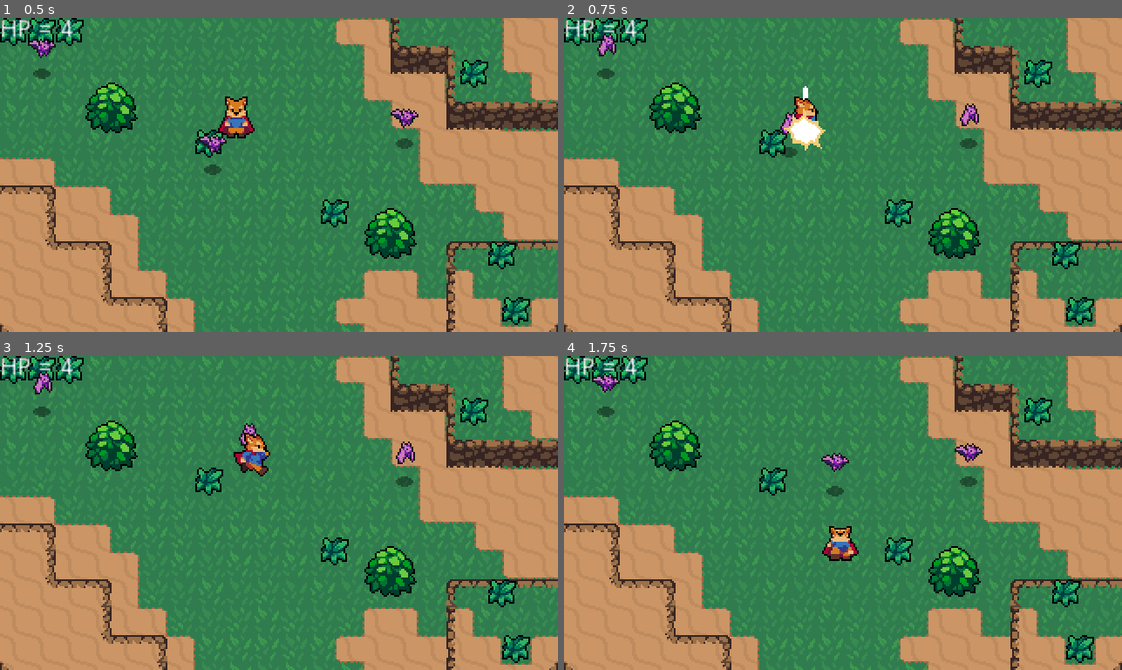
Above: before the commit, frames 1-4 (two rows, left to right).
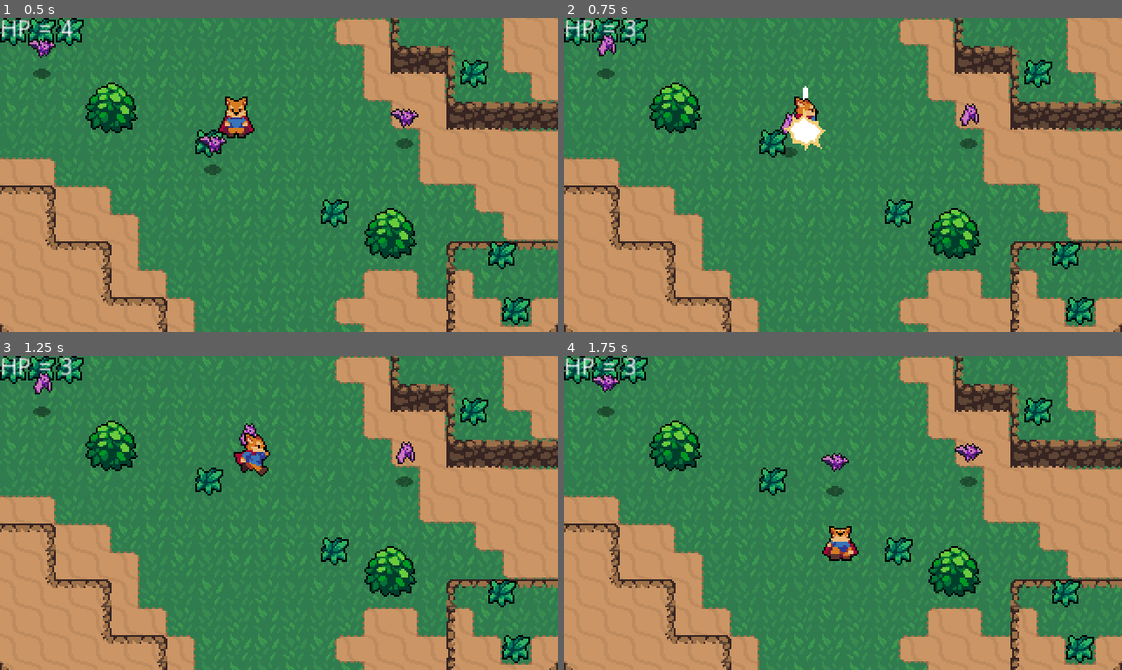
Above: after the commit, the same moments.

Repository: pedrocarne/action-game
Game: Godot game, scene res://World.tscn
Two runs of this game, one before a commit and one after it. Both use one fixed random seed, a clock stepped at 60 frames per second and the inputs below.
Inputs:
- Up to frame 1 (0.5 s): no input
- Up to frame 2 (0.75 s): hold Right (ui_right) from 0.53 s (still down); tap X (attack) at 0.6 s
- Up to frame 3 (1.25 s): keep holding Right (ui_right)
- Up to frame 4 (1.75 s): release Right (ui_right) at 1.28 s; hold Down (ui_down) from 1.28 s (still down); tap Z (rool) at 1.35 s

Frame 1 is identical in both runs. In frame 2, less than 0.1% of the frame differs, in the area x 10-14%, y 0-7%; in frame 3, less than 0.1%; in frame 4, less than 0.1%.

Commit message:
adding a label with the hearts value

Diff:
--- a/Stats.gd
+++ b/Stats.gd
@@ -6,8 +6,10 @@
 #the health only changes to the editor set if its in the ready func
 
 signal no_health
+signal health_changed(value)
 
 func set_health(value):
 	health = value
+	emit_signal("health_changed", health)
 	if health <= 0:
 		emit_signal("no_health")
--- /dev/null
+++ b/UI/HealthUI.gd
@@ -0,0 +1,19 @@
+extends Control
+
+var hearts = 4 setget set_hearts
+var max_hearts = 4 setget set_max_hearts
+
+onready var label = $Label
+
+func set_hearts(value):
+	hearts = clamp(value, 0, max_hearts)
+	if label != null:
+		label.text = "HP = " + String(hearts)
+
+func set_max_hearts(value):
+	max_hearts = max(value, 1)
+
+func _ready():
+	self.max_hearts = PlayerStats.max_health
+	self.hearts = PlayerStats.health
+	PlayerStats.connect("health_changed", self, "set_hearts")
--- /dev/null
+++ b/UI/HealthUI.tscn
@@ -0,0 +1,19 @@
+[gd_scene load_steps=2 format=2]
+
+[ext_resource path="res://UI/HealthUI.gd" type="Script" id=1]
+
+[node name="HealthUI" type="Control"]
+margin_right = 40.0
+margin_bottom = 16.0
+script = ExtResource( 1 )
+__meta__ = {
+"_edit_use_anchors_": false
+}
+
+[node name="Label" type="Label" parent="."]
+margin_right = 42.0
+margin_bottom = 14.0
+text = "HP = 4"
+__meta__ = {
+"_edit_use_anchors_": false
+}
--- a/World.tscn
+++ b/World.tscn
@@ -7,6 +7,7 @@
 [ext_resource path="res://World/CliffTileset.png" type="Texture" id=5]
 [ext_resource path="res://World/Grass.tscn" type="PackedScene" id=6]
 [ext_resource path="res://Enemies/Bat.tscn" type="PackedScene" id=7]
+[ext_resource path="res://UI/HealthUI.tscn" type="PackedScene" id=8]
 
 [sub_resource type="TileSet" id=1]
 0/name = "DirtTileset.png 0"
@@ -555,17 +556,4 @@
 [node name="Grass8" parent="YSort/Grass" instance=ExtResource( 6 )]
 position = Vector2( 288, 160 )
 
-[node name="Control" type="Control" parent="."]
-margin_right = 40.0
-margin_bottom = 40.0
-__meta__ = {
-"_edit_use_anchors_": false
-}
-
-[node name="Label" type="Label" parent="Control"]
-margin_right = 42.0
-margin_bottom = 14.0
-text = "HP = 4"
-__meta__ = {
-"_edit_use_anchors_": false
-}
+[node name="HealthUI" parent="." instance=ExtResource( 8 )]
Not shown: 1 places in World.tscn that only renumber resources
